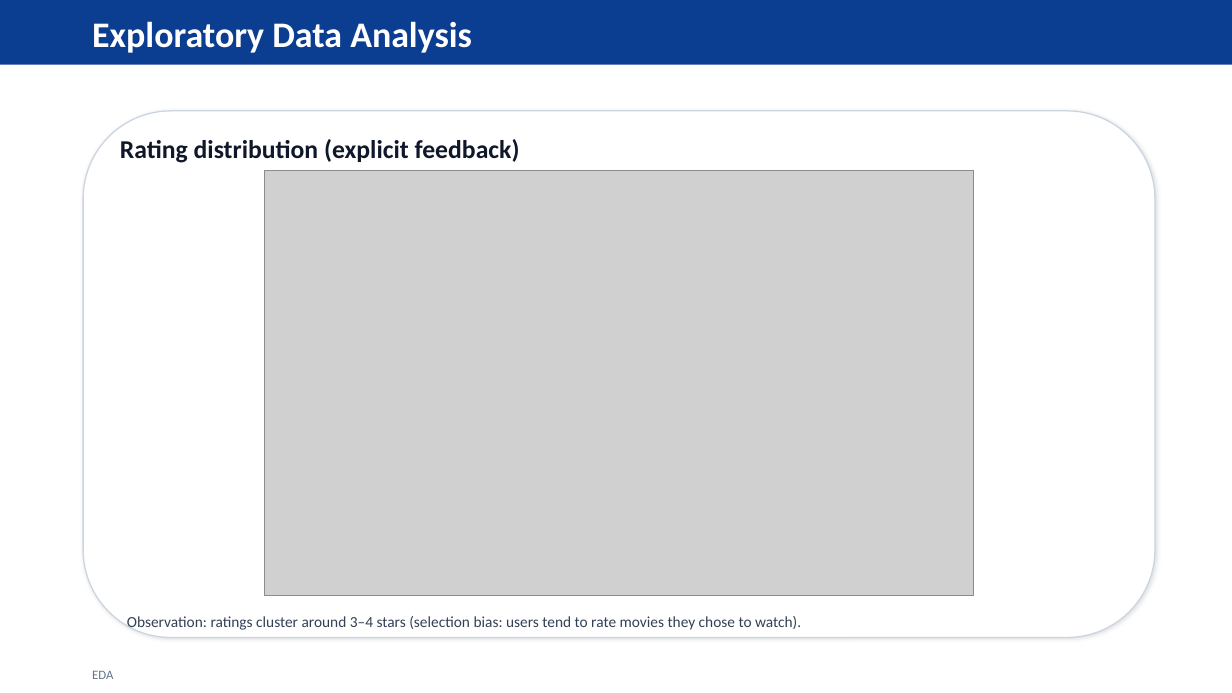
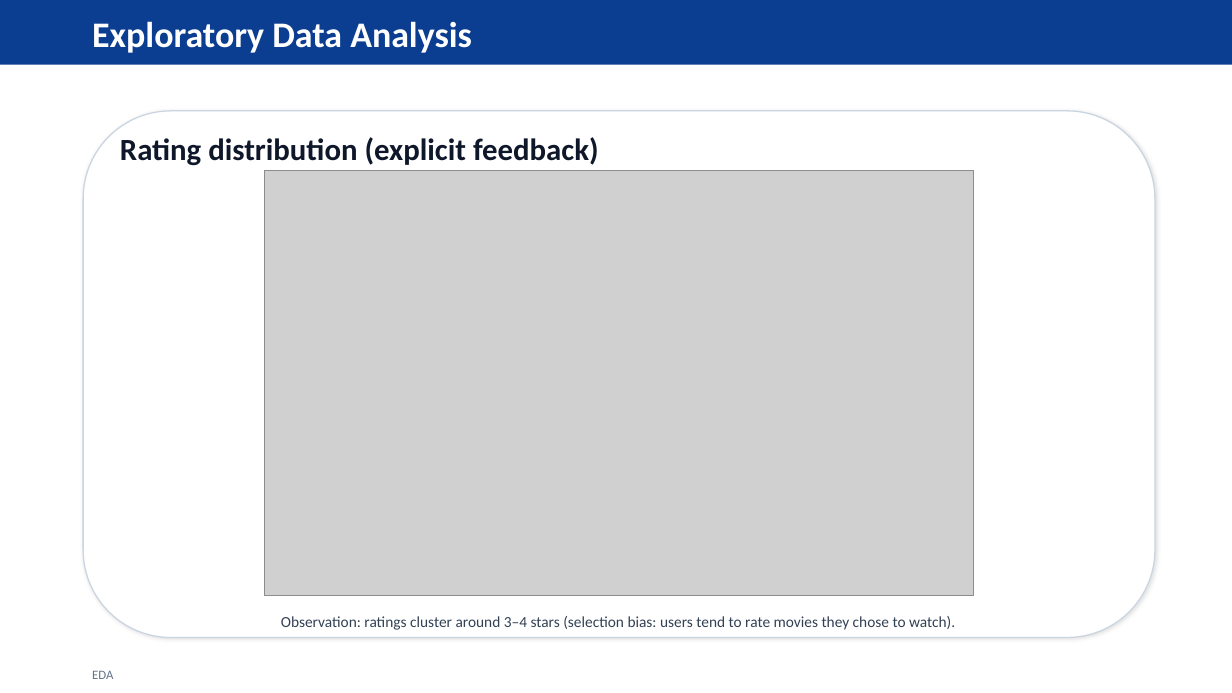
Before and after one commit to rahroy82/movielens-recommendation-system, a slide deck: slide 4 of MovieLens_Recommender_Presentation.pptx. Drawn at 1232x693 pixels with LibreOffice and Linux fonts; fonts in the diff are those of the drawing; grey boxes stand for pictures. Boxes give left, top, right and bottom in pixels: in the first picture for what was removed or moved away, otherwise in the second. Text is boxed around its words. In the diff, an @@ line names an element or a change of style, - is before the commit and + after.

```diff
--- a/MovieLens_Recommender_Presentation.pptx
+++ b/MovieLens_Recommender_Presentation.pptx
@@ text "Rating distribution (explicit feedback)" at <box>120,137,599,166</box>: size 20 to 24 pt @@
@@ text "Observation: ratings cluster around 3–4 ...": place and size @@
-text "Observation: ratings cluster around 3–4 ..." at <box>127,616,801,632</box>
+text "Observation: ratings cluster around 3–4 ..." at <box>281,616,955,630</box>
```
Also in this commit, not shown: 4 other slides changed, 1 other file.
